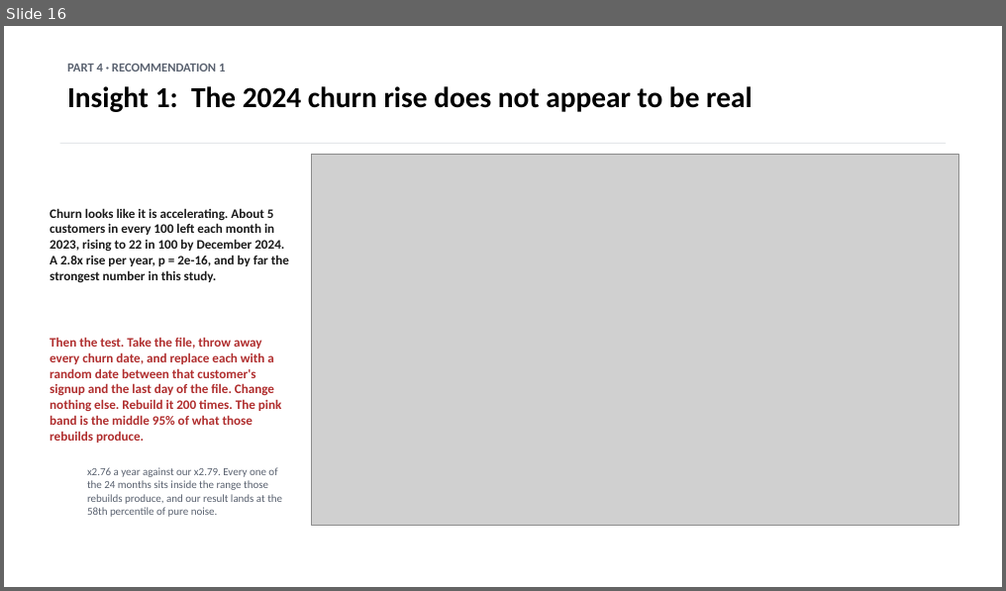
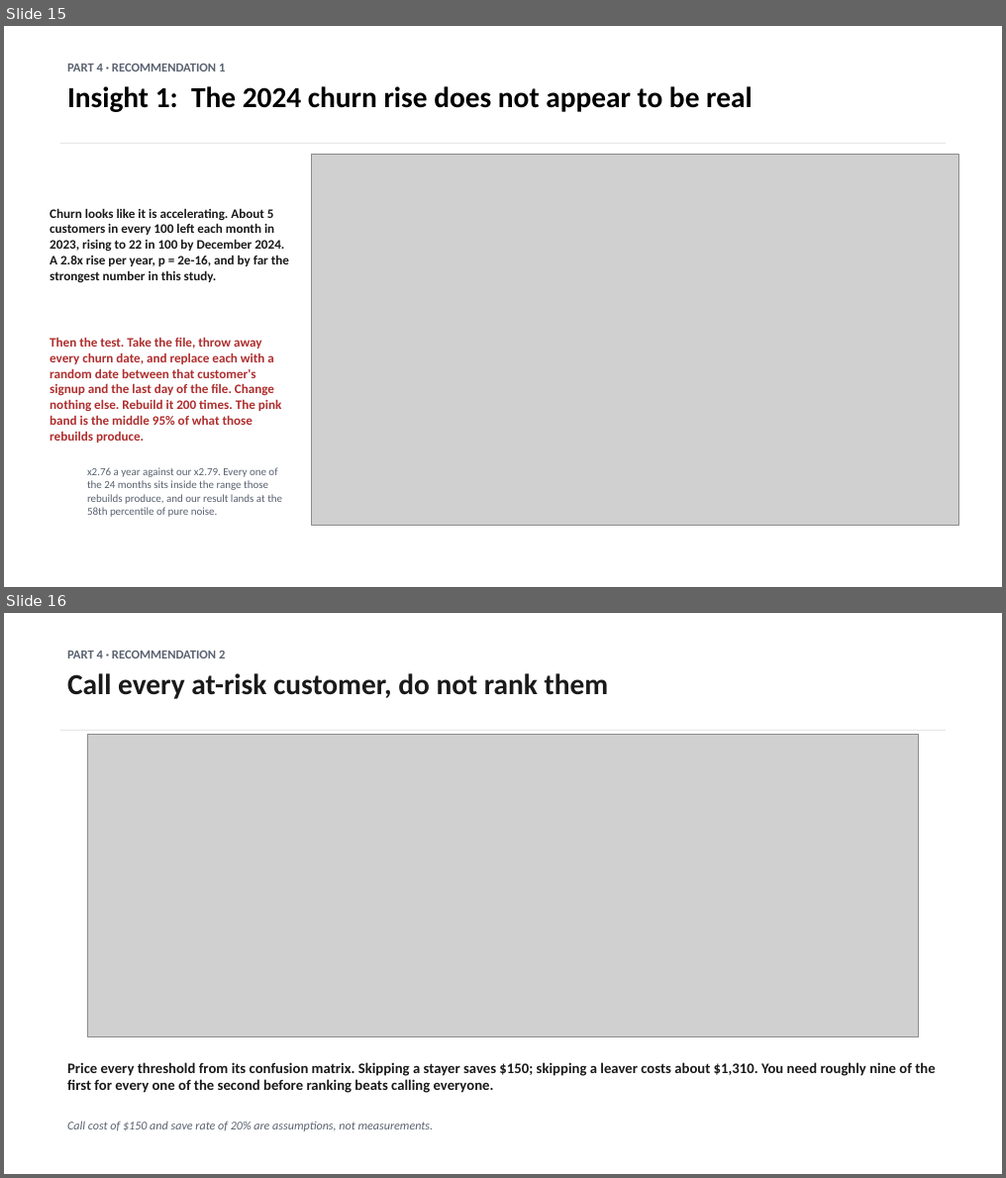
Before and after one commit to dmitriyratu/avepoint-churn-case-study, a slide deck: outputs/decks/AvePoint_Case_Study.pptx. Shown one above the other, each under a label of ours: slide 16 before the commit, slides 15 and 16 after it. The pictures are 1006x591 and 1006x1178 pixels, drawn with LibreOffice and Linux fonts; fonts in the diff are those of the drawing; grey boxes stand for pictures. Boxes give left, top, right and bottom in pixels: in the first picture for what was removed or moved away, otherwise in the second. Text is boxed around its words. In the diff, an @@ line names an element or a change of style, - is before the commit and + after.

Commit message:
Revise presentation materials with updated insights and visual enhancements
- Updated `build_main_deck.py` to reflect new recommendations on customer churn, emphasizing the importance of calling all at-risk customers and the limitations of ranking.
- Enhanced figures in `fig_breakeven_html.py` and `fig_what_to_do_html.py` to visually represent key findings, including the economic rationale behind calling strategies.
- Improved HTML outputs for clarity and presentation, ensuring alignment with the latest insights.
- Updated `AvePoint_Case_Study.pptx` to incorporate these changes, enhancing the overall effectiveness of the presentation.

These modifications aim to provide a clearer understanding of customer retention strategies and improve the visual communication of findings.

```diff
--- a/outputs/decks/AvePoint_Case_Study.pptx
+++ b/outputs/decks/AvePoint_Case_Study.pptx
@@ slide 16 added at <box>4,613,1002,1174</box>, background #FFFFFF @@
@@ text added at <box>67,651,609,699</box>, 28 pt, text #1A1A1A, bold @@
+PART 4 · RECOMMENDATION 2
+Call every at-risk customer, do not rank them
@@ rectangle added at <box>60,730,945,731</box>, fill #D8DCE0 @@
@@ picture added at <box>88,735,918,1038</box> @@
@@ text added at <box>67,1062,935,1093</box>, 14 pt, text #1A1A1A, bold @@
+Price every threshold from its confusion matrix. Skipping a stayer saves $150; skipping a leaver costs about $1,310. You need roughly nine of the first for every one of the second before ranking beats calling everyone.
@@ text added at <box>67,1121,434,1132</box>, 11.5 pt, text #5A6270, italic @@
+Call cost of $150 and save rate of 20% are assumptions, not measurements.
@@ what was slide 16 is now slide 15 @@
```
Also in this commit, not shown: 1 other slide added, 2 slides removed, 8 other files.
